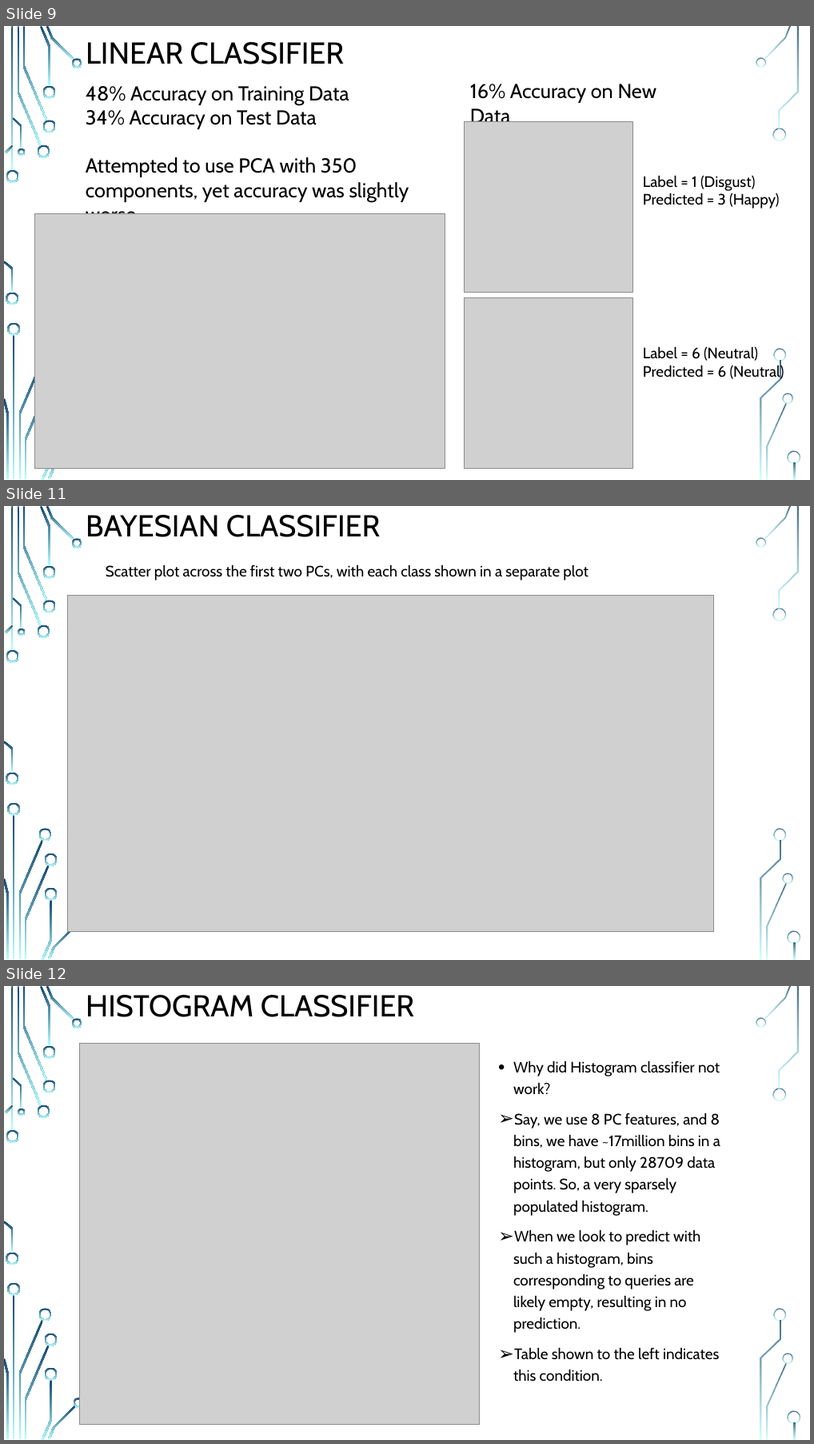
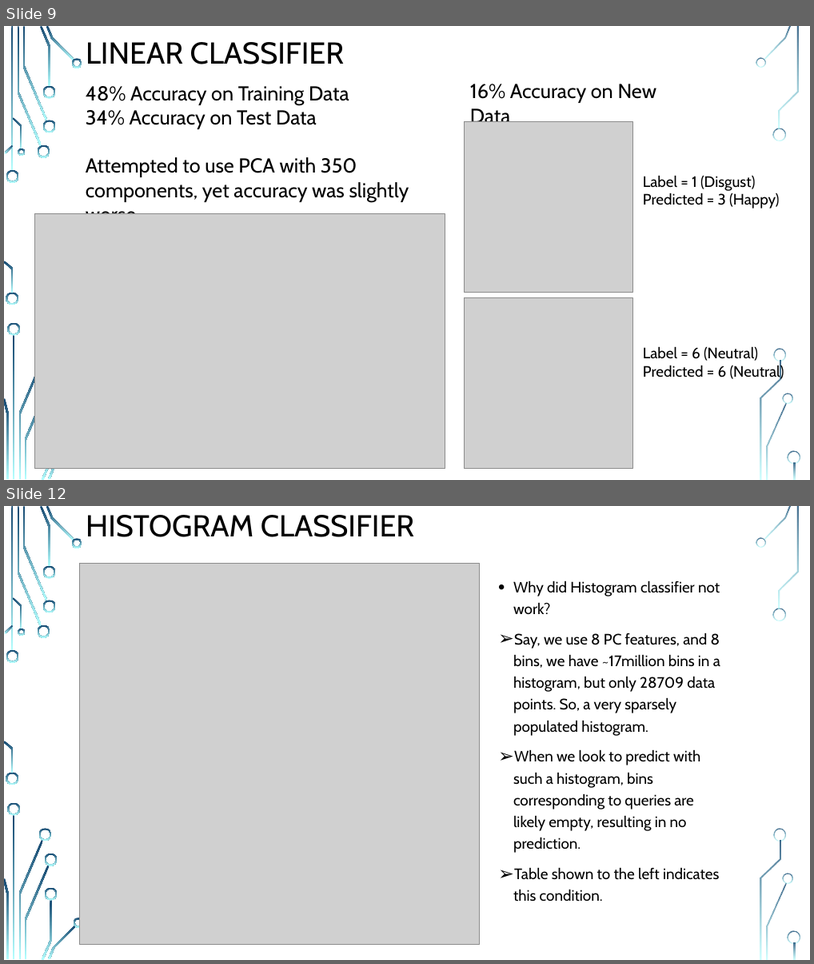
Before and after one commit to MR-KHILADI/Facial-Expression-Recognition, a slide deck: Final Project 04082019.pptx. Shown one above the other, each under a label of ours: slides 9, 11 and 12 before the commit, slides 9 and 12 after it; the slides between them are not shown. The pictures are 814x1444 and 814x964 pixels, drawn with LibreOffice and Linux fonts; fonts in the diff are those of the drawing; grey boxes stand for pictures; background and template pictures are left out. Boxes give left, top, right and bottom in pixels: in the first picture for what was removed or moved away, otherwise in the second. Text is boxed around its words. In the diff, an @@ line names an element or a change of style, - is before the commit and + after.

Commit message:
Add files via upload
(Vinod) report on NN with PCs, run on new images, plots for ppv/sens

```diff
--- a/Final Project 04082019.pptx
+++ b/Final Project 04082019.pptx
@@ slide 11 removed at <box>4,506,810,960</box>, background picture (left out); not listed: 35 template elements that a slide beside it also shows @@
@@ title removed at <box>86,515,380,537</box> @@
-BAYESIAN CLASSIFIER
@@ text removed at <box>106,564,589,580</box> @@
-Scatter plot across the first two PCs, with each class shown in a separate plot
@@ picture removed at <box>67,595,714,932</box> @@
```
Also in this commit, not shown: 5 slides changed, 1 slide added.
